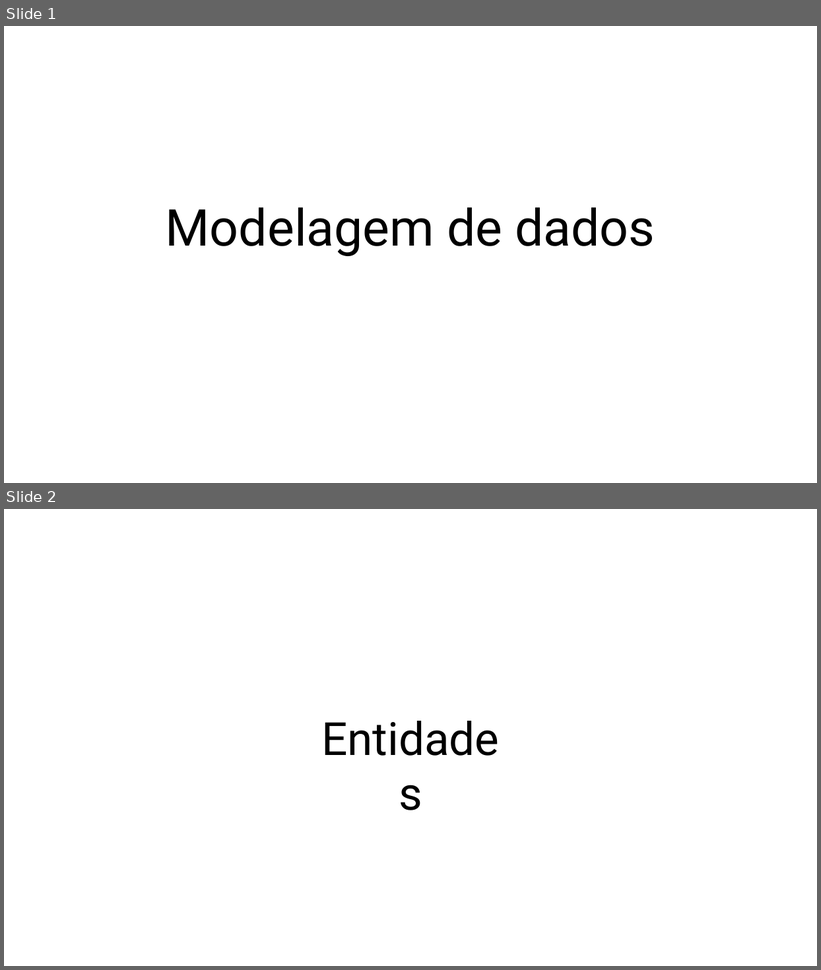
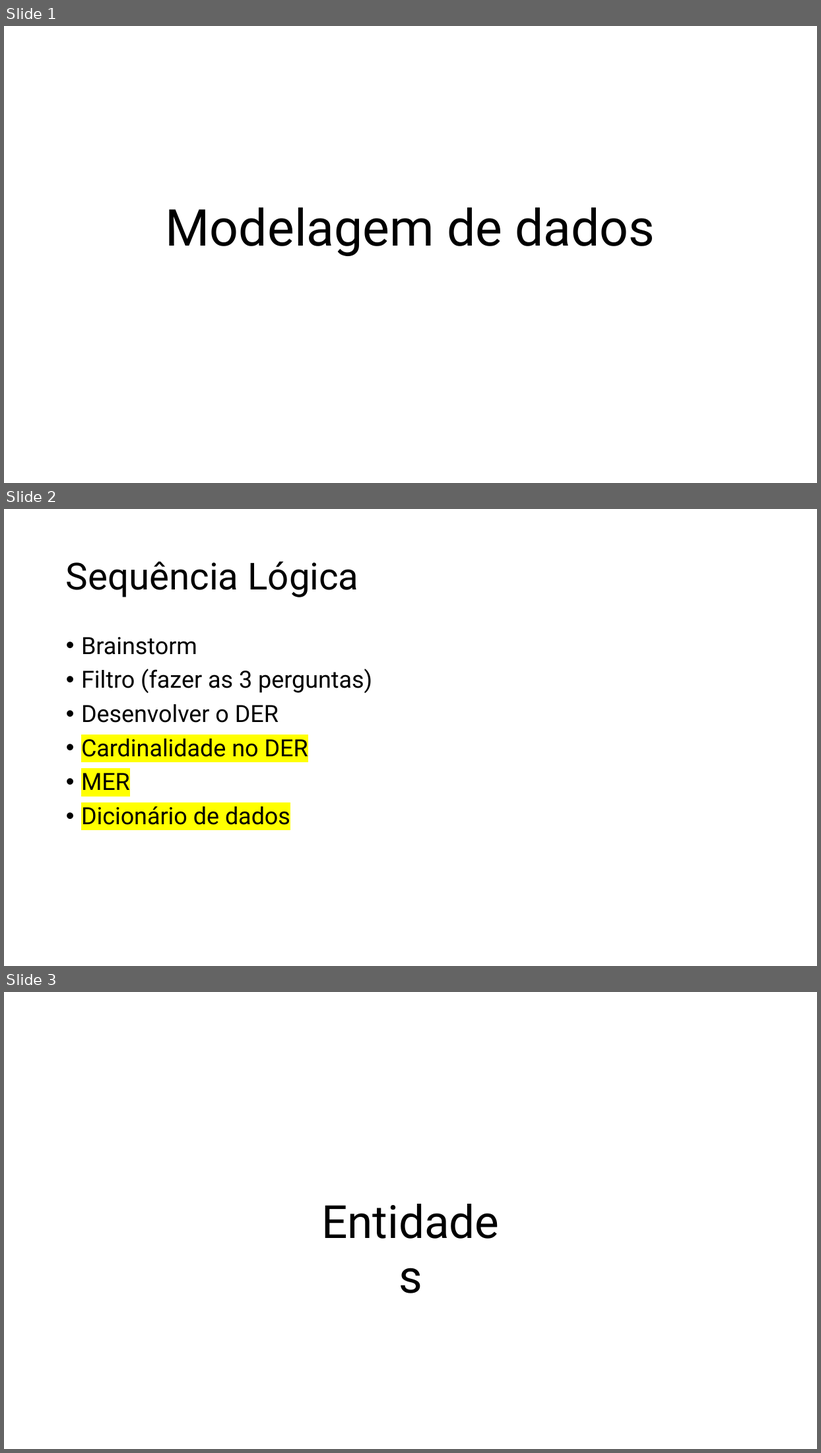
Before and after one commit to profpedrosenac/T16, a slide deck: UC10/Modelagem de dados.pptx. Shown one above the other, each under a label of ours: slides 1 and 2 before the commit, slides 1, 2 and 3 after it. The pictures are 821x970 and 821x1453 pixels, drawn with LibreOffice and Linux fonts; fonts in the diff are those of the drawing. Boxes give left, top, right and bottom in pixels: in the first picture for what was removed or moved away, otherwise in the second. Text is boxed around its words. In the diff, an @@ line names an element or a change of style, - is before the commit and + after.

```diff
--- a/UC10/Modelagem de dados.pptx
+++ b/UC10/Modelagem de dados.pptx
@@ slide 2 added at (x1=4, y1=509, x2=817, y2=966), background #FFFFFF @@
@@ title added at (x1=66, y1=561, x2=359, y2=597), 44 pt, text #000000 @@
+Sequência Lógica
@@ text added at (x1=81, y1=637, x2=372, y2=825), 28 pt, text #000000 @@
+• Brainstorm
+• Filtro (fazer as 3 perguntas)
+• Desenvolver o DER
+• Cardinalidade no DER
+• MER
+• Dicionário de dados
@@ what was slide 2 is now slide 3 @@
```
Also in this commit, not shown: 3 slides changed, 9 other slides added.
